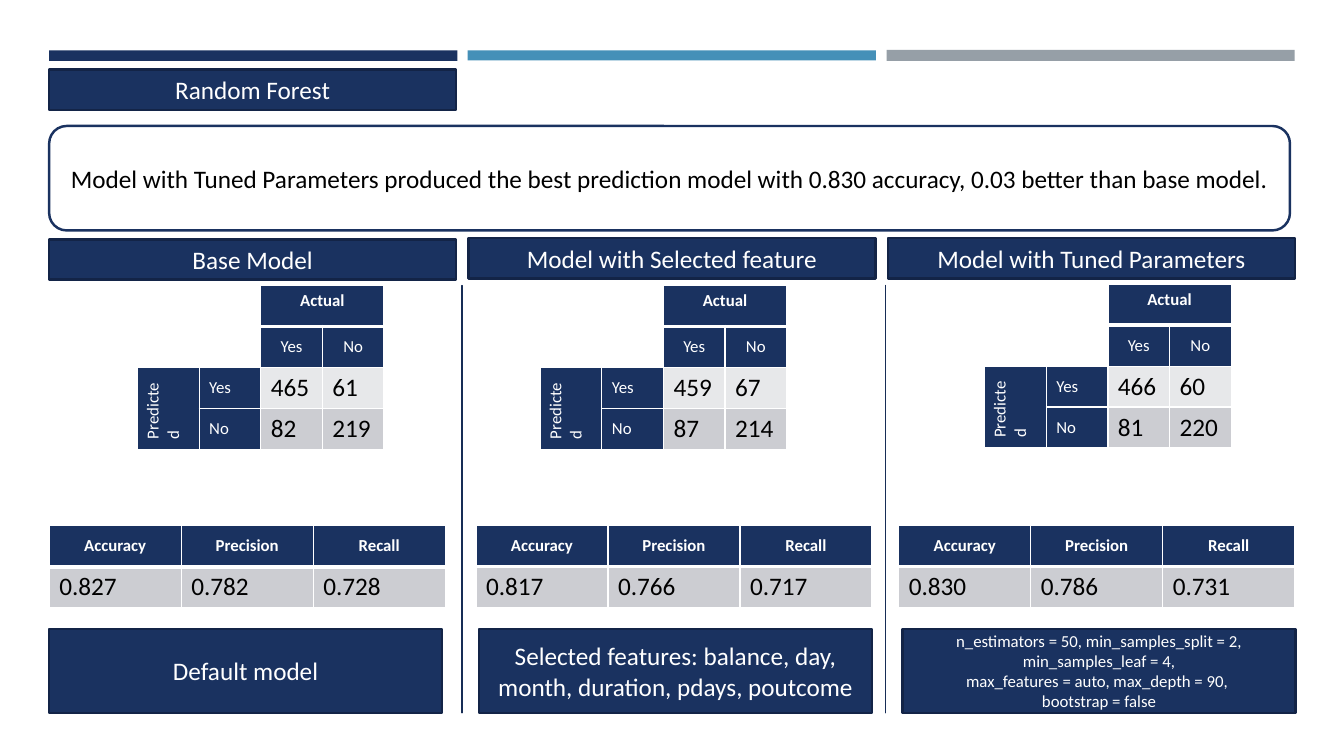
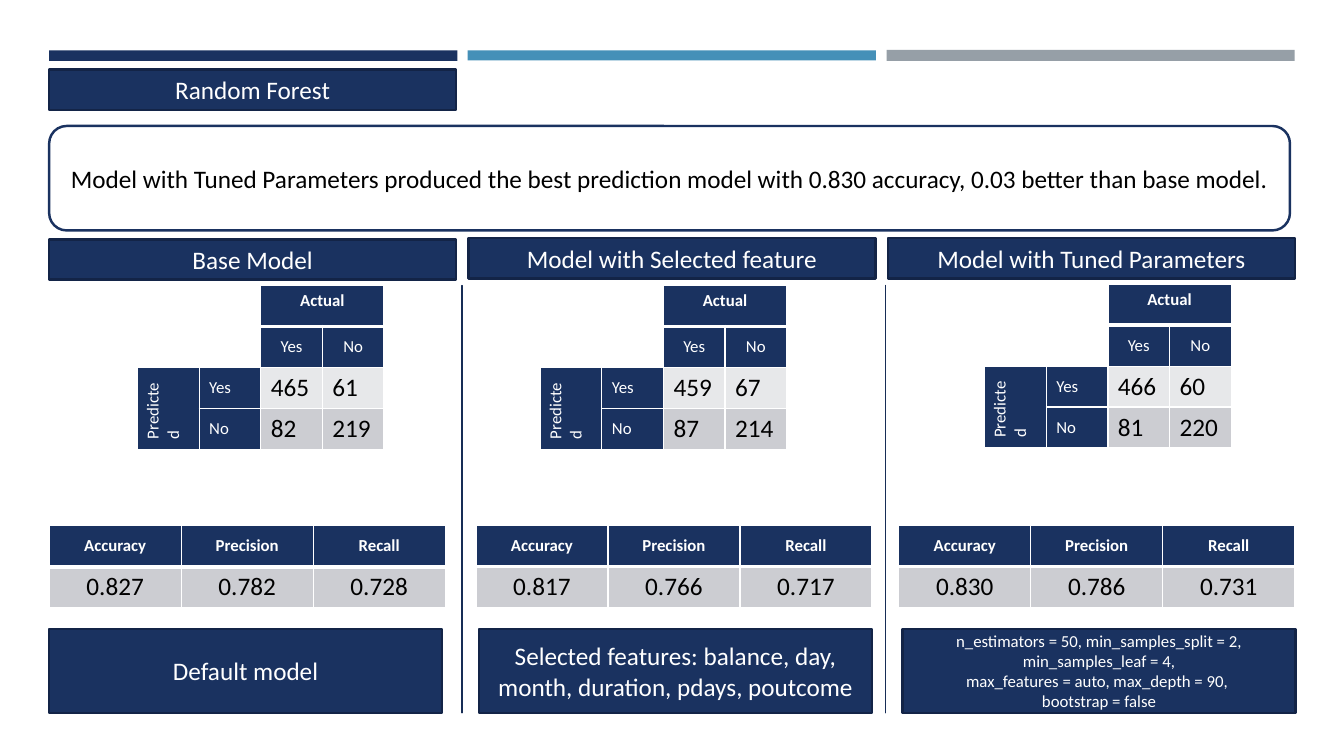
Before and after one commit to ManagementEngineer/sd4001-project, a slide deck: slide 9 of Maths Project Group 8_PPT.pptx. Drawn at 1344x756 pixels with LibreOffice and Linux fonts; fonts in the diff are those of the drawing. Boxes give left, top, right and bottom in pixels: in the first picture for what was removed or moved away, otherwise in the second. Text is boxed around its words. In the diff, an @@ line names an element or a change of style, - is before the commit and + after.

```diff
--- a/Maths Project Group 8_PPT.pptx
+++ b/Maths Project Group 8_PPT.pptx
@@ table at [49, 526, 446, 608] @@
@@ alignment left to centre @@
@@ table at [476, 525, 872, 607] @@
@@ alignment left to centre @@
@@ table at [899, 525, 1296, 607] @@
@@ alignment left to centre @@
```
Also in this commit, not shown: 2 other slides changed.
